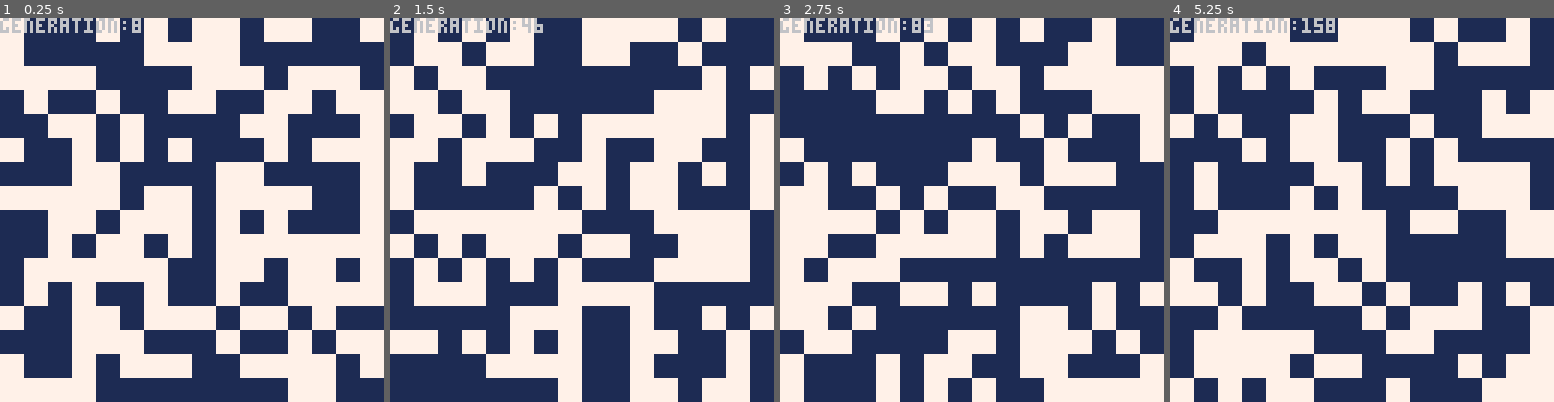
Above: before the commit, frames 1-4 (left to right).
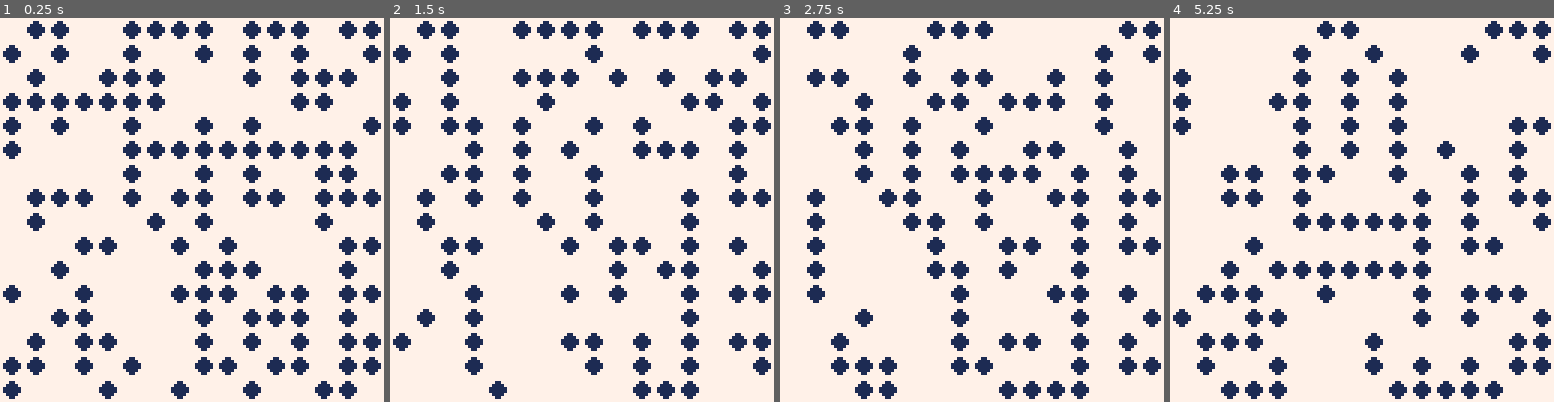
Above: after the commit, the same moments.

Repository: v3rse/game-of-life-pico-8
Game: PICO-8 cartridge game_of_life.p8
The game is run twice, just before and just after one commit, with the same random seed, the same clock (stepped at 60 frames per second) and the same inputs.
Inputs:
- Up to frame 1 (0.25 s): no input
- Up to frame 2 (1.5 s): no input
- Up to frame 3 (2.75 s): no input
- Up to frame 4 (5.25 s): no input

The runs differ from the first frame. In frame 1, 50% of the frame differs, in the area x 0-100%, y 0-100%; in frame 2, 51%; in frame 3, 53%; in frame 4, 54%.

Commit message:
Completed

Diff:
--- a/game_of_life.p8
+++ b/game_of_life.p8
@@ -1,41 +1,86 @@
 pico-8 cartridge // http://www.pico-8.com
 version 18
 __lua__
-generation=0
-dead=1
-alive=2
-tiles={alive, dead}
+board={{}}
+width=16
+height=16
+dead=0
+alive=1
+timer=30
 
 function _init()
+  init_board()
 end
 
 function _update()
-  generation+=1
+  if(timer==0) then
+    update_board()
+    --reset timer
+    timer=30
+  end
+  timer-=1
 end
 
 function _draw()
-  cls()
-  draw_map()
-  print("generation:"..tostr(generation))
+  draw_board()
 end
 
-function draw_map()
-  for i=0,15 do
-    for j=0,15 do
-      local rand_tile_index = (flr(rnd()*10)%2)+1
-      spr(tiles[rand_tile_index], i*8, j*8)
+function get(brd,x,y)
+  --check edges
+  if((x<1) or (x>width) or (y<1) or (y>height)) then
+    return dead
+  end
+  return brd[x][y]
+end
+
+function init_board()
+  for i=1,height do
+    board[i]={}
+    for j=1,width do
+      board[i][j]=flr(rnd(2))
+    end
+  end
+end
+
+function draw_board()
+  for i=1,height do
+    for j=1,width do
+      spr(board[i][j]+1,(i-1)*8,(j-1)*8)
+    end
+  end
+end
+
+function update_board()
+  prev_board=board
+  for x=1,height do
+    for y=1,width do
+      neighbors=(
+        get(prev_board,x-1,y-1)+
+        get(prev_board,x,y-1)+
+        get(prev_board,x+1,y-1)+
+        get(prev_board,x-1,y)+
+        get(prev_board,x+1,y)+
+        get(prev_board,x-1,y+1)+
+        get(prev_board,x,y+1)+
+        get(prev_board,x+1,y+1)
+      )
+      if((neighbors==3) or ((prev_board[x][y]==1) and neighbors==2)) then
+        board[x][y]=alive
+      else
+        board[x][y]=dead
+      end
     end
   end
 end
 __gfx__
-00000000777777771111111100000000000000000000000000000000000000000000000000000000000000000000000000000000000000000000000000000000
-00000000777777771111111100000000000000000000000000000000000000000000000000000000000000000000000000000000000000000000000000000000
-00700700777777771111111100000000000000000000000000000000000000000000000000000000000000000000000000000000000000000000000000000000
-00077000777777771111111100000000000000000000000000000000000000000000000000000000000000000000000000000000000000000000000000000000
-00077000777777771111111100000000000000000000000000000000000000000000000000000000000000000000000000000000000000000000000000000000
-00700700777777771111111100000000000000000000000000000000000000000000000000000000000000000000000000000000000000000000000000000000
-00000000777777771111111100000000000000000000000000000000000000000000000000000000000000000000000000000000000000000000000000000000
-00000000777777771111111100000000000000000000000000000000000000000000000000000000000000000000000000000000000000000000000000000000
+00000000777777777777777700000000000000000000000000000000000000000000000000000000000000000000000000000000000000000000000000000000
+00000000777777777771177700000000000000000000000000000000000000000000000000000000000000000000000000000000000000000000000000000000
+00700700777777777711117700000000000000000000000000000000000000000000000000000000000000000000000000000000000000000000000000000000
+00077000777777777111111700000000000000000000000000000000000000000000000000000000000000000000000000000000000000000000000000000000
+00077000777777777111111700000000000000000000000000000000000000000000000000000000000000000000000000000000000000000000000000000000
+00700700777777777711117700000000000000000000000000000000000000000000000000000000000000000000000000000000000000000000000000000000
+00000000777777777771177700000000000000000000000000000000000000000000000000000000000000000000000000000000000000000000000000000000
+00000000777777777777777700000000000000000000000000000000000000000000000000000000000000000000000000000000000000000000000000000000
 __gff__
 0001020000000000000000000000000000000000000000000000000000000000000000000000000000000000000000000000000000000000000000000000000000000000000000000000000000000000000000000000000000000000000000000000000000000000000000000000000000000000000000000000000000000000
 0000000000000000000000000000000000000000000000000000000000000000000000000000000000000000000000000000000000000000000000000000000000000000000000000000000000000000000000000000000000000000000000000000000000000000000000000000000000000000000000000000000000000000
